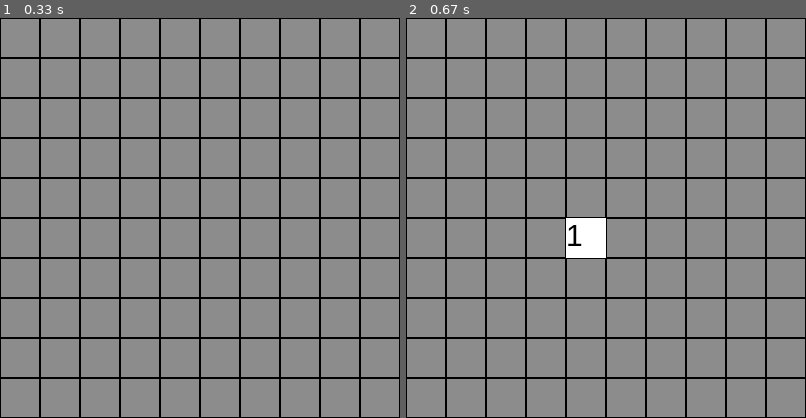
Above: before the commit, frames 1-2 (left to right).
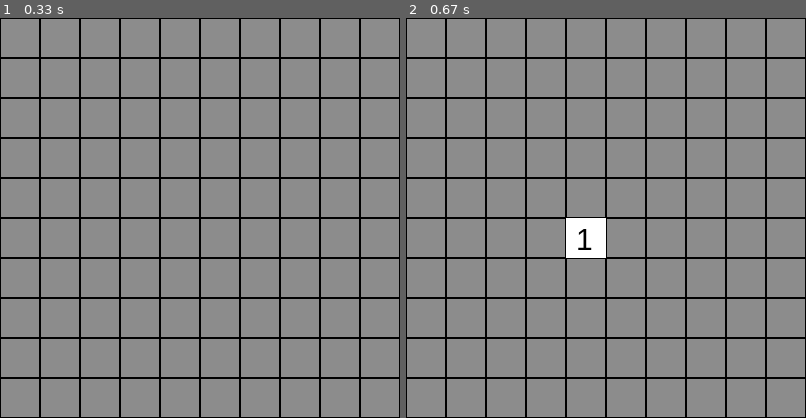
Above: after the commit, the same moments.

Repository: theshubhagrwl/minesweeper-pygame
Game: pygame game, started from game.py
Two runs of this game, one before a commit and one after it. Both use one fixed random seed, a clock stepped at 60 frames per second and the inputs below.
Inputs (mouse positions are in pixels of both pictures, inside the frame that each line leads up to):
- Up to frame 1 (0.33 s): no input
- Up to frame 2 (0.67 s): click (590, 234) at 0.38 s

Frame 1 is identical in both runs. In frame 2, 0.2% of the frame differs, in the area x 40-47%, y 51-58%.

Commit message:
display number in center of rect

Diff:
--- a/game.py
+++ b/game.py
@@ -98,7 +98,7 @@
             count = count + 1
         pygame.draw.rect(SCREEN, WHITE, r)
         n = num_font.render(str(count), True, BLACK)
-        SCREEN.blit(n, r)
+        SCREEN.blit(n, (r.x+10, r.y+4))
 
 
 def placeMines():
